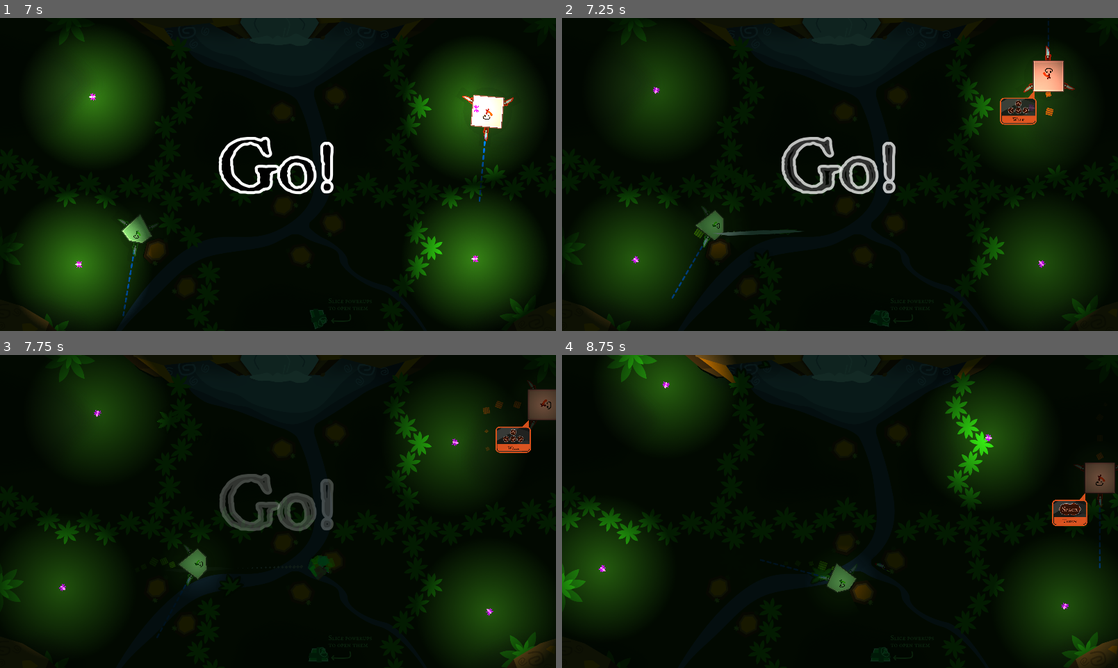
Above: before the commit, frames 1-4 (two rows, left to right).
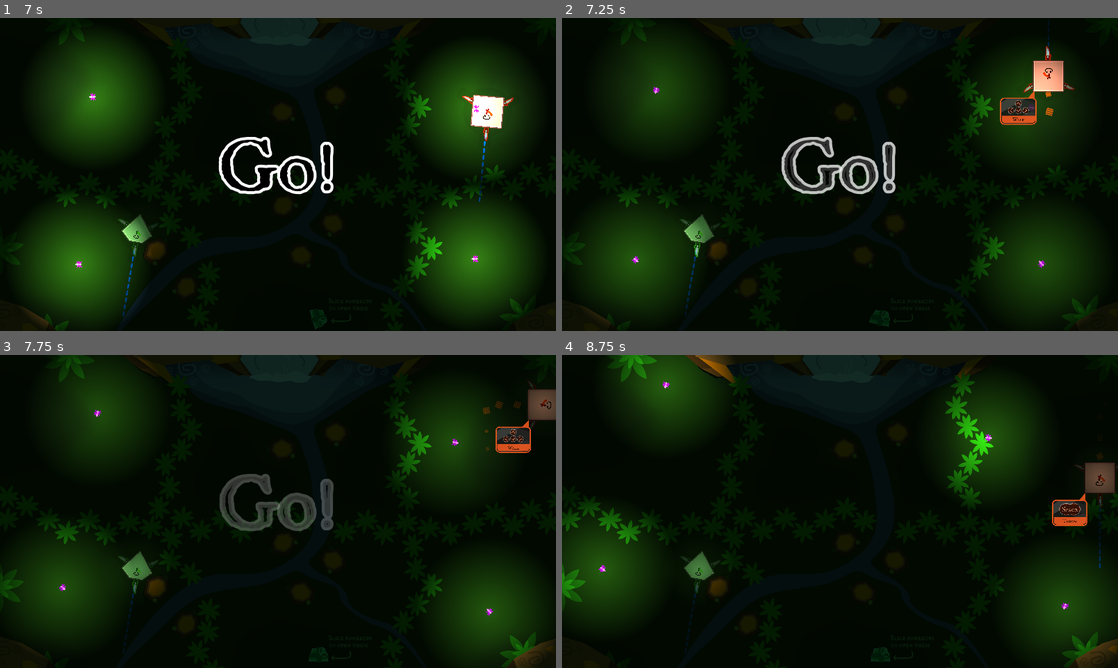
Above: after the commit, the same moments.

Repository: Pandaqi/Pumpkins
Game: Godot game, scene res://Main.tscn
The game is run twice, just before and just after one commit, with the same random seed, the same clock (stepped at 60 frames per second) and the same inputs. This scene is started directly instead of the project's main scene. Sound files missing from this copy of the repository are replaced by a short silence.
Inputs (mouse positions are in pixels of both pictures, inside the frame that each line leads up to):
- Up to frame 1 (7 s): tap Enter (add_keyboard_player) at 0.5, 1.35 s; move the mouse to (400, 158) at 0.52 s; hold Right (ui_right) 0.53-1.28 s; tap B (add_bot) at 0.6 s; click (400, 158) at 0.67 s; tap R (pause_restart) at 1.25, 2.75, 5 s; move the mouse to (166, 190) at 1.27 s; hold Down (ui_down) 1.28-2.03 s; tap Space (config_continue) at 2, 2.1, 4.25 s; move the mouse to (333, 105) at 2.02 s; hold Right (ui_right) 2.03-2.78 s; move the mouse to (250, 237) at 2.77 s; hold Up (ui_up) 2.78-3.53 s; tap Shift (remove_keyboard_player) at 2.85 s; click (250, 237) at 2.92 s; move the mouse to (444, 221) at 3.52 s; hold Left (ui_left) 3.53-5.03 s; tap K at 3.6 s; move the mouse to (111, 127) at 4.27 s; tap J at 4.35 s; move the mouse to (305, 174) at 5.02 s; hold Down (ui_down) 5.03-5.78 s; tap H at 5.1 s; click (305, 174) at 5.17 s; move the mouse to (194, 96) at 5.77 s; hold Right (ui_right) 5.78-6.53 s; tap U at 5.85 s; move the mouse to (400, 158) at 6.52 s; hold Up (ui_up) from 6.53 s (still down); tap P at 6.6 s
- Up to frame 2 (7.25 s): keep holding Up (ui_up)
- Up to frame 3 (7.75 s): move the mouse to (166, 527) at 7.27 s; release Up (ui_up) at 7.28 s; hold Right (ui_right) from 7.28 s (still down); tap V at 7.35 s; click (166, 527) at 7.42 s
- Up to frame 4 (8.75 s): move the mouse to (895, 442) at 8.02 s; release Right (ui_right) at 8.03 s; hold Down (ui_down) from 8.03 s (still down); tap C at 8.1 s

Frame 1 is identical in both runs. In frame 2, 0.7% of the frame differs, in the area x 19-44%, y 60-96%; in frame 3, 1.0%; in frame 4, 1.0%, in the area x 21-59%, y 3-96%.

Commit message:
Minor fixes all around

Diff:
--- a/scenes/mode_modules/huge_dumpling.tscn
+++ b/scenes/mode_modules/huge_dumpling.tscn
@@ -132,9 +132,9 @@
 anims/DumplingFlickerBad = ExtResource( 8 )
 anims/RESET = SubResource( 2 )
 
-[connection signal="shape_updated" from="Shaper" to="Drawer" method="_on_Shaper_shape_updated"]
+[connection signal="shape_updated" from="Shaper" to="Status" method="_on_Shaper_shape_updated"]
 [connection signal="shape_updated" from="Shaper" to="Area" method="_on_Shaper_shape_updated"]
 [connection signal="shape_updated" from="Shaper" to="Invincibility" method="_on_Shaper_shape_updated"]
-[connection signal="shape_updated" from="Shaper" to="Status" method="_on_Shaper_shape_updated"]
+[connection signal="shape_updated" from="Shaper" to="Drawer" method="_on_Shaper_shape_updated"]
 [connection signal="body_entered" from="Area/Area2D" to="Area" method="_on_Area2D_body_entered"]
 [connection signal="timeout" from="Invincibility/Timer" to="Invincibility" method="_on_Timer_timeout"]
--- /dev/null
+++ b/scenes/modules/teleporter.tscn
@@ -0,0 +1,10 @@
+[gd_scene load_steps=2 format=2]
+
+[ext_resource path="res://scripts/modules/module_teleporter.gd" type="Script" id=1]
+
+[node name="Teleporter" type="Node2D"]
+script = ExtResource( 1 )
+
+[node name="TeleportTimer" type="Timer" parent="."]
+wait_time = 0.2
+one_shot = true
--- a/scenes/player.tscn
+++ b/scenes/player.tscn
@@ -30,6 +30,7 @@
 [ext_resource path="res://scripts/module_statistics.gd" type="Script" id=28]
 [ext_resource path="res://assets/ui/throw_strength_indicator.png" type="Texture" id=29]
 [ext_resource path="res://assets/ui/idle_indicator.png" type="Texture" id=30]
+[ext_resource path="res://scenes/modules/teleporter.tscn" type="PackedScene" id=31]
 
 [sub_resource type="Animation" id=15]
 length = 0.001
@@ -319,9 +320,7 @@
 anims/RESET = SubResource( 15 )
 anims/RespawnFlicker = SubResource( 16 )
 
-[node name="TeleportTimer" type="Timer" parent="Status"]
-wait_time = 0.2
-one_shot = true
+[node name="Teleporter" parent="." instance=ExtResource( 31 )]
 
 [node name="Statistics" type="Node" parent="."]
 script = ExtResource( 28 )
@@ -504,27 +503,27 @@
 anims/RESET = SubResource( 9 )
 
 [connection signal="timeout" from="Status/RespawnTimer" to="Status" method="_on_RespawnTimer_timeout"]
+[connection signal="button_press" from="Input" to="Mover" method="_on_Input_button_press"]
 [connection signal="button_press" from="Input" to="Slasher" method="_on_Input_button_press"]
-[connection signal="button_press" from="Input" to="Mover" method="_on_Input_button_press"]
+[connection signal="button_release" from="Input" to="Mover" method="_on_Input_button_release"]
 [connection signal="button_release" from="Input" to="Slasher" method="_on_Input_button_release"]
-[connection signal="button_release" from="Input" to="Mover" method="_on_Input_button_release"]
+[connection signal="move_vec" from="Input" to="Mover" method="_on_Input_move_vec"]
 [connection signal="move_vec" from="Input" to="Slasher" method="_on_Input_move_vec"]
-[connection signal="move_vec" from="Input" to="Mover" method="_on_Input_move_vec"]
+[connection signal="button_press" from="Bot" to="Mover" method="_on_Input_button_press"]
 [connection signal="button_press" from="Bot" to="Slasher" method="_on_Input_button_press"]
-[connection signal="button_press" from="Bot" to="Mover" method="_on_Input_button_press"]
+[connection signal="button_release" from="Bot" to="Mover" method="_on_Input_button_release"]
 [connection signal="button_release" from="Bot" to="Slasher" method="_on_Input_button_release"]
-[connection signal="button_release" from="Bot" to="Mover" method="_on_Input_button_release"]
+[connection signal="move_vec" from="Bot" to="Mover" method="_on_Input_move_vec"]
 [connection signal="move_vec" from="Bot" to="Slasher" method="_on_Input_move_vec"]
-[connection signal="move_vec" from="Bot" to="Mover" method="_on_Input_move_vec"]
 [connection signal="timeout" from="Bot/UnstuckTimer" to="Bot" method="_on_UnstuckTimer_timeout"]
 [connection signal="moved" from="Mover" to="Tutorial" method="_on_Mover_moved"]
 [connection signal="movement_started" from="Mover" to="Particles" method="_on_Mover_movement_started"]
 [connection signal="movement_stopped" from="Mover" to="Particles" method="_on_Mover_movement_stopped"]
 [connection signal="timeout" from="Knives/Timer" to="Knives" method="_on_Timer_timeout"]
+[connection signal="shape_updated" from="Shaper" to="Knives" method="_on_Shaper_shape_updated"]
+[connection signal="shape_updated" from="Shaper" to="Drawer" method="_on_Shaper_shape_updated"]
 [connection signal="shape_updated" from="Shaper" to="Topping" method="_on_Shaper_shape_updated"]
-[connection signal="shape_updated" from="Shaper" to="Drawer" method="_on_Shaper_shape_updated"]
 [connection signal="shape_updated" from="Shaper" to="ShadowLocation" method="_on_Shaper_shape_updated"]
-[connection signal="shape_updated" from="Shaper" to="Knives" method="_on_Shaper_shape_updated"]
 [connection signal="timeout" from="Shaper/StatTimer" to="Shaper" method="_on_StatTimer_timeout"]
 [connection signal="timeout" from="Grower/Timer" to="Grower" method="_on_Timer_timeout"]
 [connection signal="aim" from="Slasher" to="Tutorial" method="_on_Slasher_aim"]
--- a/scenes/throwable.tscn
+++ b/scenes/throwable.tscn
@@ -12,6 +12,7 @@
 [ext_resource path="res://scripts/throwable_modules/module_grabber.gd" type="Script" id=10]
 [ext_resource path="res://assets/particles/throwable_trail.png" type="Texture" id=11]
 [ext_resource path="res://scripts/throwable_modules/module_timebomb.gd" type="Script" id=12]
+[ext_resource path="res://scenes/modules/teleporter.tscn" type="PackedScene" id=13]
 
 [sub_resource type="RectangleShape2D" id=8]
 extents = Vector2( 29.968, 8.30107 )
@@ -111,6 +112,8 @@
 [node name="Status" type="Node" parent="."]
 script = ExtResource( 7 )
 
+[node name="Teleporter" parent="." instance=ExtResource( 13 )]
+
 [node name="Grabber" type="Node" parent="."]
 script = ExtResource( 10 )
 
--- a/scripts/arenas/dark_jungle/vine_status.gd
+++ b/scripts/arenas/dark_jungle/vine_status.gd
@@ -11,6 +11,8 @@
 var num_regrows : int = 0
 
 func delete():
+	GlobalAudio.play_dynamic_sound(body, "vine")
+
 	if num_regrows >= MAX_REGROWS:
 		body.queue_free()
 
--- a/scripts/globals/global_audio.gd
+++ b/scripts/globals/global_audio.gd
@@ -37,6 +37,20 @@
 	"ui_team_change": preload("res://assets/audio/ui_button_press.ogg"),
 	"ui_player_add": preload("res://assets/audio/ui_button_press.ogg"),
 	"ui_player_remove": preload("res://assets/audio/ui_button_press.ogg"),
+
+	# mode-specific stuff
+	"window": [
+		preload("res://assets/audio/window1.ogg"),
+		preload("res://assets/audio/window2.ogg")
+	],
+
+	"vine": [
+		preload("res://assets/audio/vine1.ogg"),
+		preload("res://assets/audio/vine2.ogg")
+	],
+
+	"switch": preload("res://assets/audio/switch.ogg"),
+	"teleport": preload("res://assets/audio/teleport.ogg")
 }
 
 func _ready():
--- a/scripts/mode_modules/stairs.gd
+++ b/scripts/mode_modules/stairs.gd
@@ -9,22 +9,13 @@
 		collision_mask += 32
 
 func _on_Stairs_body_entered(body):
-	if detect_throwables and body.is_in_group("Throwables"):
-		if body.forced_teleport_allowed and not body.modules.status.being_held:
-			body.teleport_to(other_stairs)
-			body.forced_teleport_allowed = false
-		return
+	if body.is_in_group("Throwables"):
+		if not detect_throwables or body.modules.status.being_held: return
 
 	if not body.is_in_group("Players"): return
-	if not body.forced_teleport_allowed: return
-	if body.modules.status.teleport_timer.time_left > 0: return
+	if not body.modules.teleporter.forced_allowed(): return
 
-	body.plan_teleport(other_stairs)
-	body.forced_teleport_allowed = false
-	body.modules.status.teleport_timer.start()
+	body.modules.teleporter.teleport(other_stairs)
 
-# NOTE: we use "set_deferred" to ensure this triggers AFTER the "body_enter" signal on the other teleport
-# (as this variable will now only reset at the END of this frame)
-# Neat trick, works well, should use it more often.
 func _on_Stairs_body_exited(body):
-	body.set_deferred("forced_teleport_allowed", true)
+	body.modules.teleporter.reset_teleport()
--- a/scripts/modules/module_bot.gd
+++ b/scripts/modules/module_bot.gd
@@ -139,12 +139,23 @@
 
 	for i in range(targets.size()-1,-1,-1):
 		var t = targets[i]
+
+		# don't target ourself
 		var its_ourself = (t.body == body)
 		if its_ourself:
 			targets.remove(i)
 			continue
 
-		# TO DO: remove our own teammates, our huge dumpling, etc.
+		# don't target anyone who still has a tutorial going
+		if t.body.modules.has('tutorial'):
+			targets.remove(i)
+			continue
+
+		# don't target our own teammates
+		# (this includes our own huge dumpling)
+		if body.modules.status.same_team(t.body):
+			targets.remove(i)
+			continue
 
 	#
 	# general information about players
--- a/scripts/modules/module_manager.gd
+++ b/scripts/modules/module_manager.gd
@@ -6,12 +6,9 @@
 
 var modules = {}
 var shoot_away : Vector2 = Vector2.ZERO
-var teleport_pos : Vector2 = Vector2.ZERO
 
 var last_velocity : Vector2 = Vector2.ZERO
 var last_rotation : float = 0.0
-
-var forced_teleport_allowed : bool = true
 
 func _ready():
 	register_modules()
@@ -34,18 +31,8 @@
 func plan_shoot_away(vec):
 	shoot_away = vec
 
-func plan_teleport(pos):
-	teleport_pos = pos
-
-	if self.is_in_group("Players"):
-		set_position(teleport_pos)
-
 func _integrate_forces(state):
 	#state.angular_velocity = 0.0
-
-	if teleport_pos.length() > 0.5:
-		state.transform.origin = teleport_pos
-		teleport_pos = Vector2.ZERO
 
 	if shoot_away.length() > 0.5:
 		state.linear_velocity = shoot_away
--- a/scripts/modules/module_projectile_bodyless.gd
+++ b/scripts/modules/module_projectile_bodyless.gd
@@ -22,6 +22,7 @@
 	poll_special_hits()
 	poll_front_raycast()
 	poll_back_raycast()
+	poll_side_raycast()
 
 func poll_front_raycast():
 	var result = body.modules.fakebody.front_raycast
@@ -77,9 +78,13 @@
 	var result = body.modules.fakebody.back_raycast
 	if not result: return
 
-	var hit_body = result.collider
-	if not hit_body or not is_instance_valid(hit_body): return
-	body.modules.grabber.try_grabbing(hit_body)
+	grab_throwable(result.collider)
+
+func poll_side_raycast():
+	var result = body.modules.fakebody.side_raycasts
+	if not result: return
+
+	grab_throwable(result.collider)
 
 func poll_special_hits():
 	for nonsolid in body.modules.fakebody.nonsolids_hit:
@@ -92,6 +97,10 @@
 #
 # Calculating the interactions we have
 #
+
+func grab_throwable(hit_body):
+	if not hit_body or not is_instance_valid(hit_body): return
+	body.modules.grabber.try_grabbing(hit_body)
 
 # TO DO: Check if the attacking object (ourselves, "body") is an actual knife?
 func handle_dumpling(obj):
--- a/scripts/modules/module_status_regrowable.gd
+++ b/scripts/modules/module_status_regrowable.gd
@@ -11,6 +11,8 @@
 var num_regrows : int = 0
 
 func delete():
+	GlobalAudio.play_dynamic_sound(body, "window")
+
 	if num_regrows >= MAX_REGROWS:
 		body.queue_free()
 
--- /dev/null
+++ b/scripts/modules/module_teleporter.gd
@@ -0,0 +1,21 @@
+extends Node2D
+
+onready var teleport_timer = $TeleportTimer
+onready var body = get_parent()
+
+var forced_teleport_allowed : bool = true
+
+func forced_allowed():
+	return forced_teleport_allowed and teleport_timer.time_left <= 0
+
+func teleport(pos):
+	body.set_position(pos)
+
+	teleport_timer.start()
+	forced_teleport_allowed = false
+
+# NOTE: we use "set_deferred" to ensure this triggers AFTER the "body_enter" signal on the other teleport
+# (as this variable will now only reset at the END of this frame)
+# Neat trick, works well, should use it more often.
+func reset_teleport():
+	set_deferred("forced_teleport_allowed", true)
--- a/scripts/modules/modules_status.gd
+++ b/scripts/modules/modules_status.gd
@@ -14,7 +14,6 @@
 
 var respawn_timer
 var anim_player
-var teleport_timer
 
 export var powerup_part_color : Color = Color(0.0, 204.0/255.0, 72.0/255.0)
 
@@ -44,7 +43,6 @@
 
 	respawn_timer = $RespawnTimer
 	anim_player = $AnimationPlayer
-	teleport_timer = $TeleportTimer
 
 	if body.modules.has('input'):
 		body.modules.input.set_player_num(player_num)
@@ -121,9 +119,9 @@
 	body.modules.shaper.create_from_shape_list(starting_shape)
 
 	var old_position = body.global_position
-	body.plan_teleport(starting_position)
-
-	particles.general_feedback(old_position, "Respawn!")
+	body.modules.teleporter.teleport(starting_position)
+
+	particles.general_feedback(old_position, "Dead!")
 	particles.general_feedback(starting_position, "Respawn!")
 
 	make_ghost()
@@ -178,7 +176,7 @@
 	make_ghost(true)
 
 func make_ghost(forced = false):
-	if is_dead and forced: return
+	if is_dead and not forced: return
 
 	body.modulate.a = 0.6
 
@@ -206,3 +204,8 @@
 	body.modules.drawer.enable()
 
 	body.remove_from_group("NonSolids")
+
+func same_team(other_body):
+	var our_team = team_num
+	var their_team = other_body.modules.status.team_num
+	return (our_team == their_team)
--- a/scripts/throwable_modules/module_fake_body.gd
+++ b/scripts/throwable_modules/module_fake_body.gd
@@ -7,7 +7,9 @@
 var knife_half_size = 0.5 * (0.25*256)
 var back_raycast = null
 var front_raycast = null
+var side_raycasts = null
 var nonsolids_hit = []
+var space_state = null
 
 var collision_exceptions = []
 
@@ -28,29 +30,53 @@
 	reset_all()
 
 	if body.modules.status.being_held: return
+	space_state = get_world_2d().direct_space_state
 
 	shoot_raycast(dt)
 	shoot_back_raycast()
+	shoot_side_raycast()
 
 func reset_all():
 	nonsolids_hit = []
 	back_raycast = null
 	front_raycast = null
+	side_raycasts = null
+
+func waiting_for_pickup():
+	if body.modules.status.is_stuck: return true
+	if body.modules.owner.has_none(): return true
+	if body.modules.owner.is_friendly(): return true
+	return false
+
+func shoot_pickup_raycast(start, end):
+	space_state.intersect_ray(start, end, build_exclude_array(), 2)
+
+func shoot_side_raycast():
+	if not waiting_for_pickup(): return
+
+	var normal = Vector2(cos(body.rotation), sin(body.rotation))
+	var ortho_normal = normal.rotated(0.5*PI)
+
+	var start = body.global_position
+	var end = body.global_position + ortho_normal * knife_half_size * 1.5
+
+	var result = shoot_pickup_raycast(start, end)
+	side_raycasts = result
+	if result: return
+
+	end = body.global_position - ortho_normal * knife_half_size * 1.5
+	result = shoot_pickup_raycast(start, end)
+	side_raycasts = result
 
 func shoot_back_raycast():
-	if not (body.modules.status.is_stuck or body.modules.owner.has_none()): return
-
-	var space_state = get_world_2d().direct_space_state
+	if not waiting_for_pickup(): return
 
 	# This one extends considerably, so that bots (or weirder shapes) can also pick it up
 	var normal = Vector2(cos(body.rotation), sin(body.rotation))
-	var start = body.global_position + normal*knife_half_size
-	var end = body.global_position - normal * knife_half_size * 4
+	var start = body.global_position + normal * knife_half_size
+	var end = body.global_position - normal * knife_half_size * 1.5
 
-	var exclude = build_exclude_array()
-	var collision_layer = 2
-
-	var result = space_state.intersect_ray(start, end, exclude, collision_layer)
+	var result = shoot_pickup_raycast(start, end)
 	back_raycast = result
 
 func build_exclude_array():
@@ -67,8 +93,6 @@
 
 func shoot_raycast(dt):
 	if body.modules.status.is_stuck: return
-
-	var space_state = get_world_2d().direct_space_state
 
 	var margin = 6
 	var vel = body.modules.mover.velocity
--- a/scripts/throwable_modules/throwable.gd
+++ b/scripts/throwable_modules/throwable.gd
@@ -1,7 +1,6 @@
 extends Node2D
 
 var modules = {}
-var forced_teleport_allowed = true
 
 func _ready():
 	register_modules()
@@ -11,6 +10,3 @@
 		if not is_instance_valid(child): continue
 		var key = child.name.to_lower()
 		modules[key] = child
-
-func teleport_to(pos):
-	set_position(pos)
Not shown, added: assets/audio/switch.ogg.import
Not shown, added: assets/audio/teleport.ogg.import
Not shown, added: assets/audio/vine1.ogg.import
Not shown, added: assets/audio/vine2.ogg.import
Not shown, added: assets/audio/window1.ogg.import
Not shown, added: assets/audio/window2.ogg.import
Not shown: 1 places in scenes/player.tscn that only renumber resources
Not shown: 1 places in scenes/throwable.tscn that only renumber resources
Not shown, added: assets/audio/switch.ogg
Not shown, added: assets/audio/teleport.ogg
Not shown, added: assets/audio/vine1.ogg
Not shown, added: assets/audio/vine2.ogg
(and 42 more such lines)
